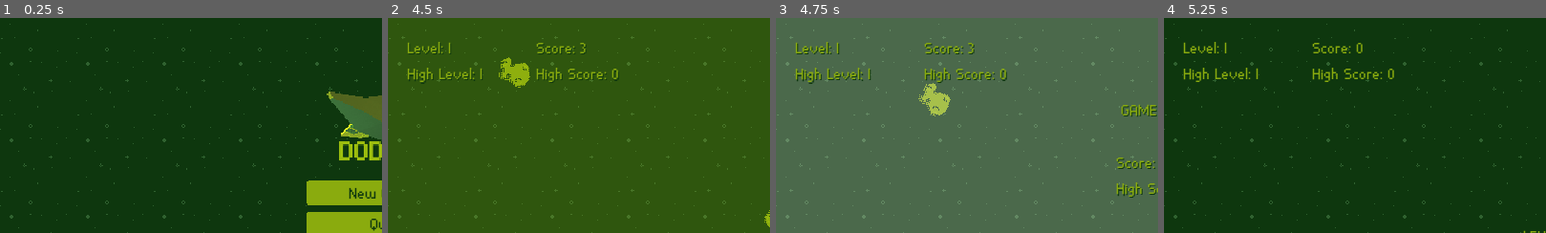
Above: before the commit, frames 1-4 (left to right).
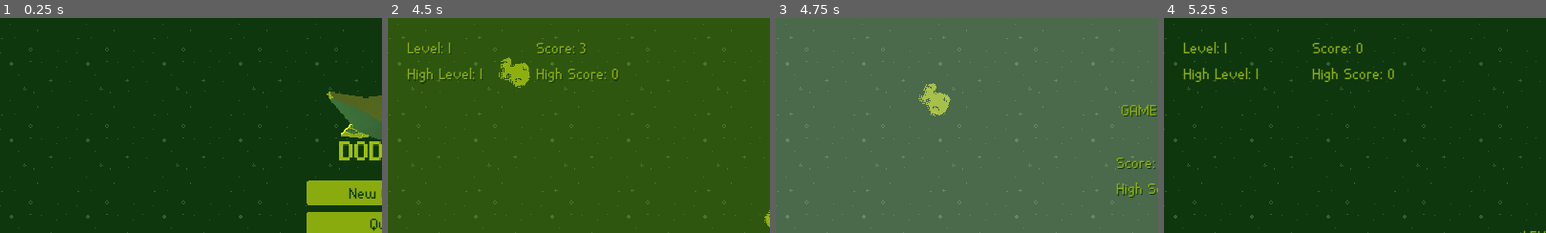
Above: after the commit, the same moments.

Repository: felipe-canever-fernandes/dodger
Game: Godot game, scene res://menus/MainMenu.tscn
The game is run twice, just before and just after one commit, with the same random seed, the same clock (stepped at 60 frames per second) and the same inputs.
Inputs (mouse positions are % of the whole screen's width and height, from its top left):
- Up to frame 1 (0.25 s): no input
- Up to frame 2 (4.5 s): click "New Game" at 0.5 s; move the mouse to (72, 45) at 1.27 s; tap Enter at 2 s; move the mouse to (30, 55) at 2.02 s; move the mouse to (60, 28) at 2.77 s; move the mouse to (45, 70) at 3.52 s; move the mouse to (80, 65) at 4.27 s
- Up to frame 3 (4.75 s): no input
- Up to frame 4 (5.25 s): click "New Game" at 5 s
The pictures show only the part of the screen within x 0-50%, y 0-50%; the shares and areas given below are measured in that part.

Frames 1-2 are identical in both runs. In frame 3, 1.5% of the frame differs, in the area x 5-61%, y 11-31%; in frame 4, nothing differs.

Commit message:
Hide HUD when showing game over screen

Diff:
--- a/hud/HUD.tscn
+++ b/hud/HUD.tscn
@@ -103,4 +103,5 @@
 [node name="MessageTimer" type="Timer" parent="."]
 wait_time = 2.0
 one_shot = true
+[connection signal="hide" from="." to="." method="_on_hide"]
 [connection signal="timeout" from="MessageTimer" to="." method="_on_MessageTimer_timeout"]
--- a/scripts/HUD.gd
+++ b/scripts/HUD.gd
@@ -1,5 +1,7 @@
 extends Control
 class_name HUD
+
+onready var stats := $Stats/StatsContainer
 
 onready var level_label := $Stats/StatsContainer/HBoxContainer/LevelContainer/LevelLabel
 onready var high_level_label := $Stats/StatsContainer/HBoxContainer/LevelContainer/HighLevelLabel
@@ -30,3 +32,7 @@
 
 func _on_MessageTimer_timeout():
 	level_message_label.visible = false
+
+func _on_hide() -> void:
+	stats.hide()
+	level_message_label.hide()
--- a/scripts/Main.gd
+++ b/scripts/Main.gd
@@ -23,6 +23,7 @@
 onready var spawner : Path2D = $Spawner
 onready var spawn_position : PathFollow2D = $Spawner/Position
 
+onready var hud: Control = $HUDLayer/HUD
 onready var pause_menu: Control = $HUDLayer/PauseMenu
 onready var game_over_screen: Control = $HUDLayer/GameOverScreen
 
@@ -176,6 +177,8 @@
 	end_game()
 
 func end_game() -> void:
+	hud.call_deferred("hide")
+
 	game_over_screen.score = score
 	game_over_screen.level = level
 
